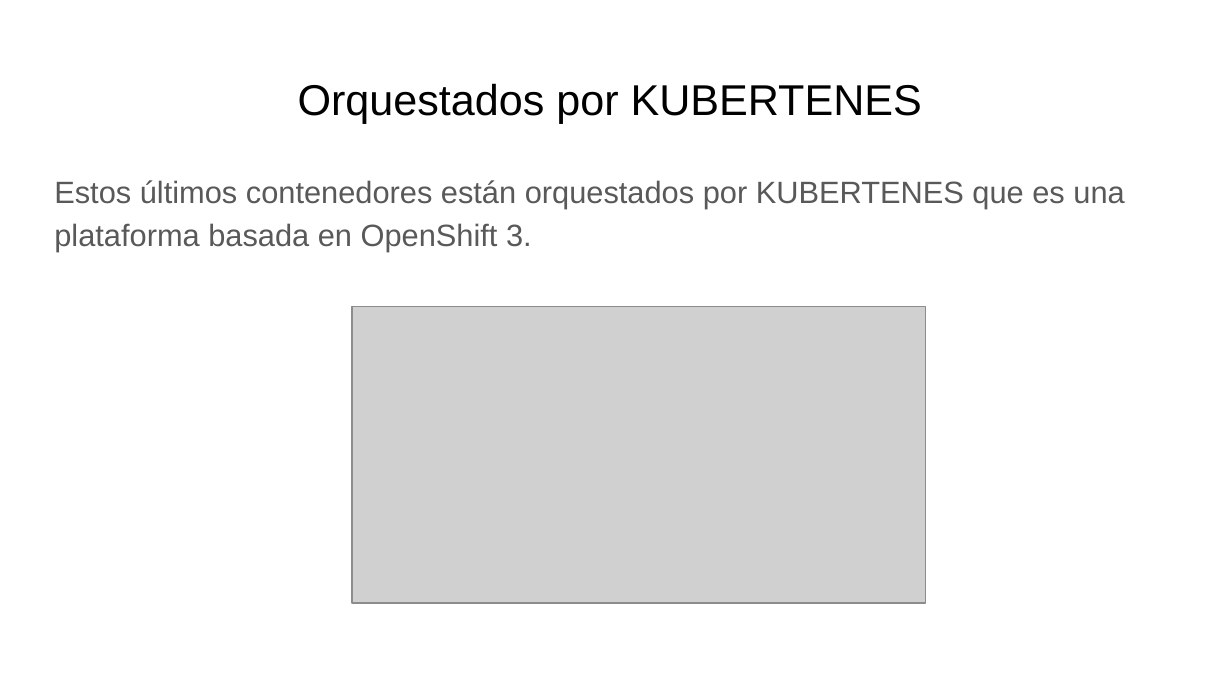
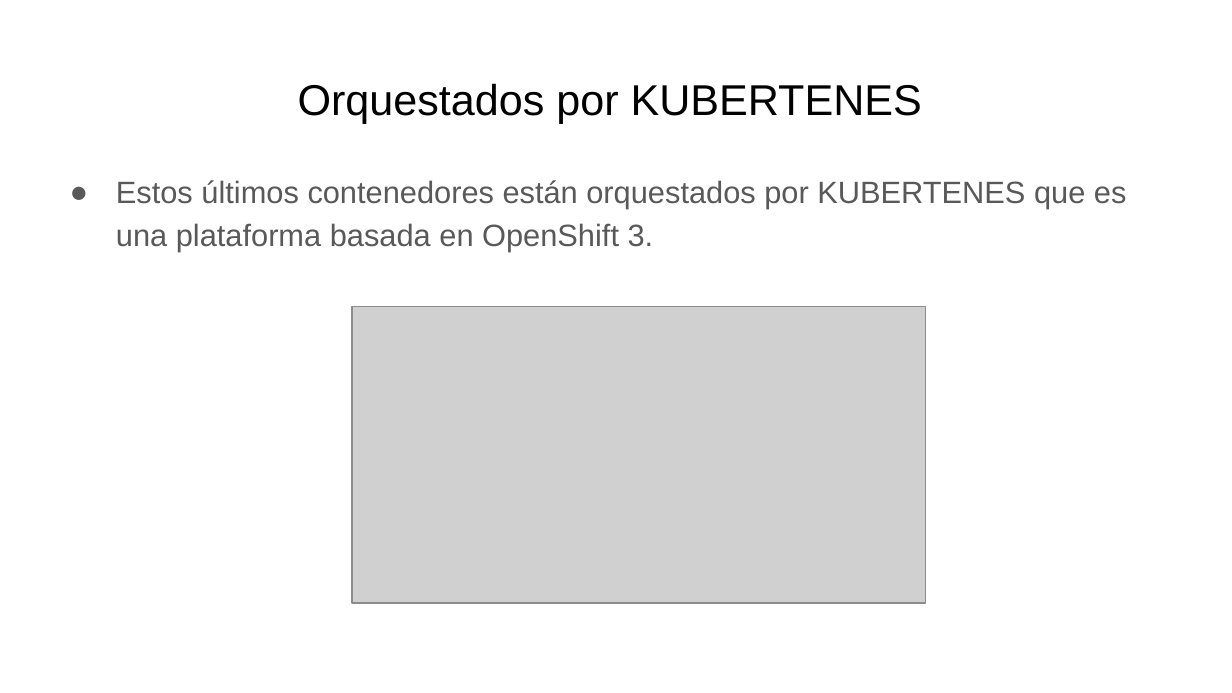
Before and after one commit to miguelmunval/presentacion, a slide deck: slide 5 of Tecnologías Usadas Dual.pptx (slide 4 before the commit). Drawn at 1232x693 pixels with LibreOffice and Linux fonts; fonts in the diff are those of the drawing; grey boxes stand for pictures. Boxes give left, top, right and bottom in pixels: in the first picture for what was removed or moved away, otherwise in the second. Text is boxed around its words. In the diff, an @@ line names an element or a change of style, - is before the commit and + after.

```diff
--- a/Tecnologías Usadas Dual.pptx
+++ b/Tecnologías Usadas Dual.pptx
@@ text "Estos últimos contenedores están orquestados ..." at bbox=[116, 180, 1127, 252]: bullet none to ●; less space between paragraphs @@
```
Also in this commit, not shown: 8 other slides changed, 2 slides added, 1 other file.
